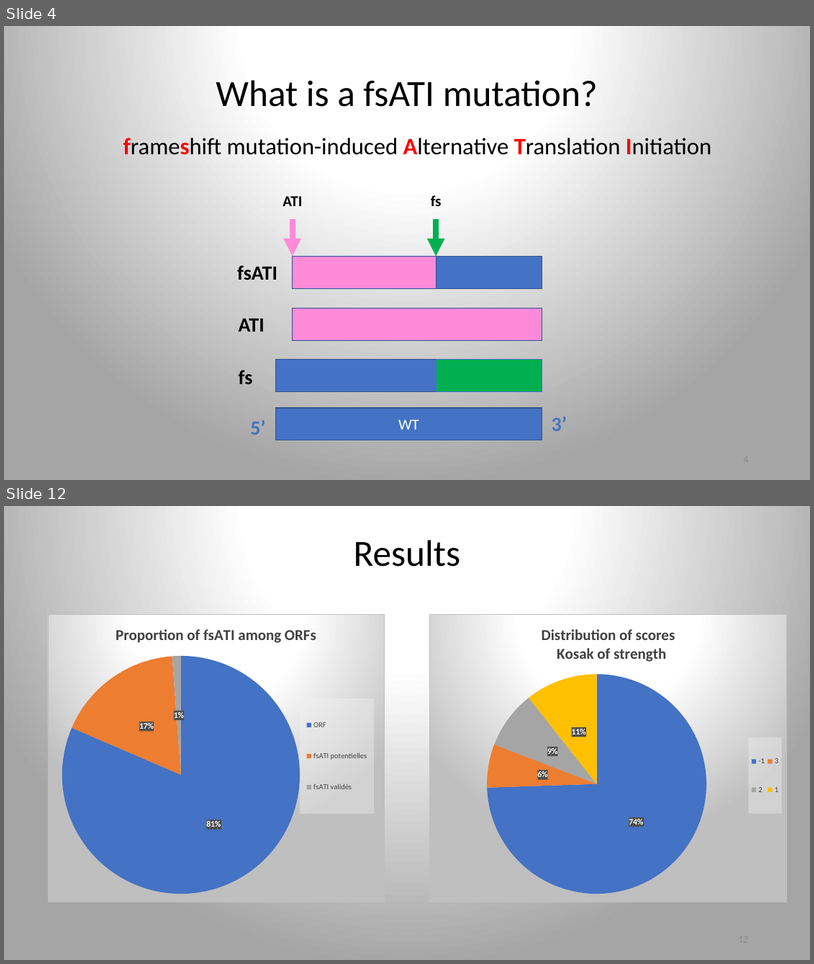
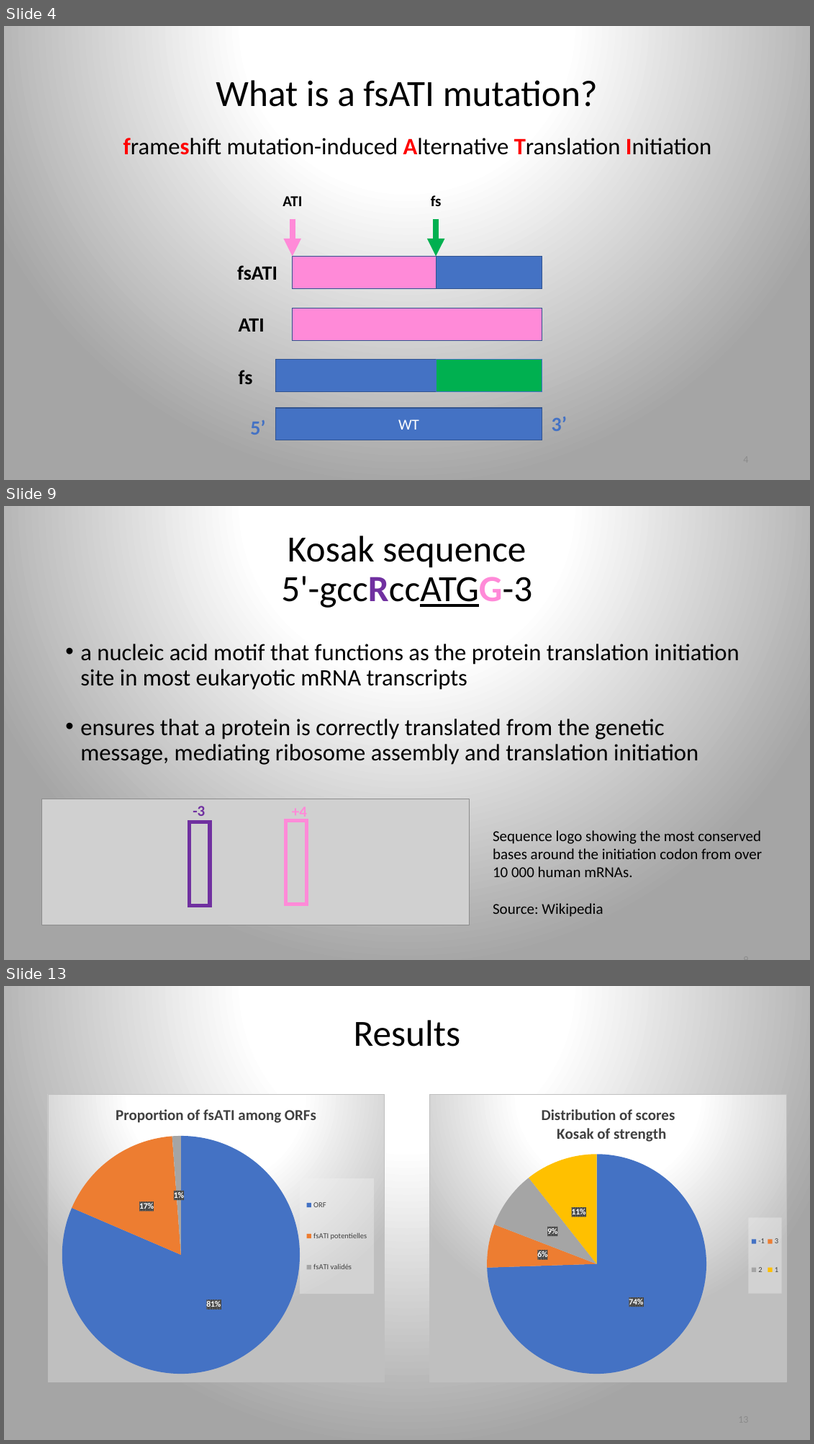
Before and after one commit to ArnaudDroitLab/ProjetLong_201911, a slide deck: Presentation_PL_JGorse.pptx. Shown one above the other, each under a label of ours: slides 4 and 12 before the commit, slides 4, 9 and 13 after it; the slides between them are not shown. The pictures are 814x964 and 814x1444 pixels, drawn with LibreOffice and Linux fonts; fonts in the diff are those of the drawing; grey boxes stand for pictures. Boxes give left, top, right and bottom in pixels: in the first picture for what was removed or moved away, otherwise in the second. Text is boxed around its words. In the diff, an @@ line names an element or a change of style, - is before the commit and + after.

```diff
--- a/Presentation_PL_JGorse.pptx
+++ b/Presentation_PL_JGorse.pptx
@@ slide 9 added at [4,506,810,960], background gradient #FFFFFF to #A5A5A5 @@
@@ title added at [281,536,532,608], 44 pt, text #000000 @@
+Kosak sequence
+5'-gccRccATGG-3
@@ text added at [80,644,740,764], 28 pt, text #000000 @@
+• a nucleic acid motif that functions as the protein translation initiation site in most eukaryotic mRNA transcripts
+• ensures that a protein is correctly translated from the genetic message, mediating ribosome assembly and translation initiation
@@ picture added at [41,799,469,924] @@
@@ text added at [193,806,205,816], 18 pt, text #7030A0, bold @@
+-3
@@ frame added at [188,821,211,907], fill #7030A0, outline #7030A0 1 pt @@
@@ frame added at [285,818,309,906], fill #FF8AD8, outline #FF8AD8 1 pt @@
@@ text added at [493,830,762,916], 18 pt, text #000000 @@
+Sequence logo showing the most conserved bases around the initiation codon from over 10 000 human mRNAs.
+Source: Wikipedia
@@ page number added at [574,947,756,960], 12 pt, text #8C8C8C @@
+9
@@ what was slide 12 is now slide 13 @@
```
Also in this commit, not shown: 8 slides changed, 3 other slides added, 3 slides removed.
